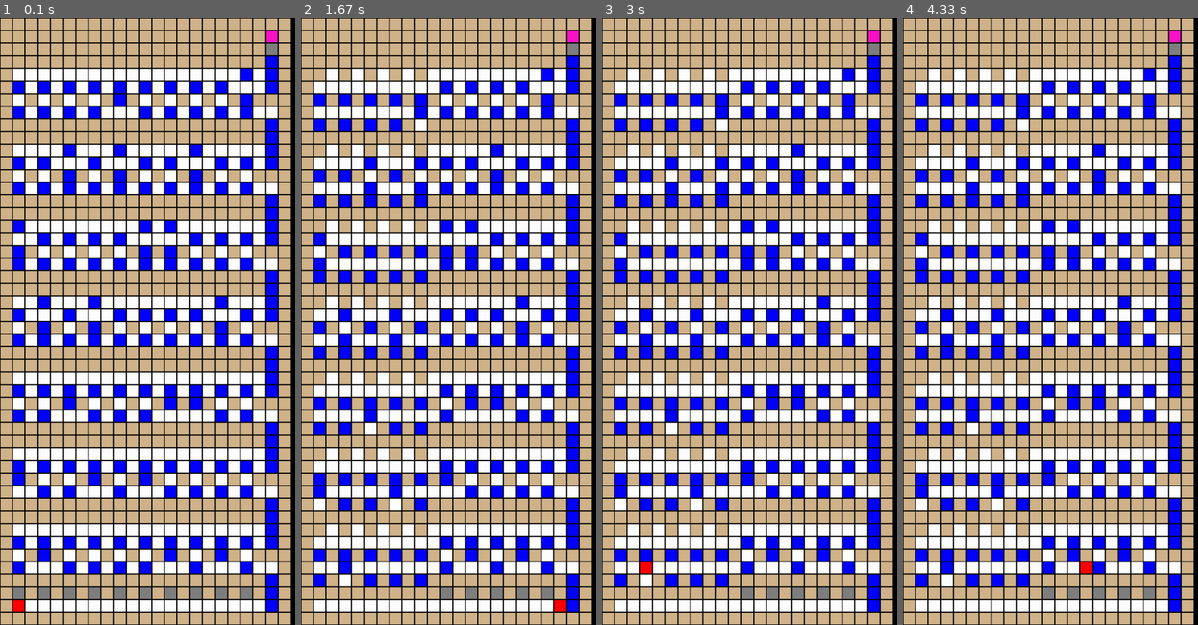
Above: before the commit, frames 1-4 (left to right).
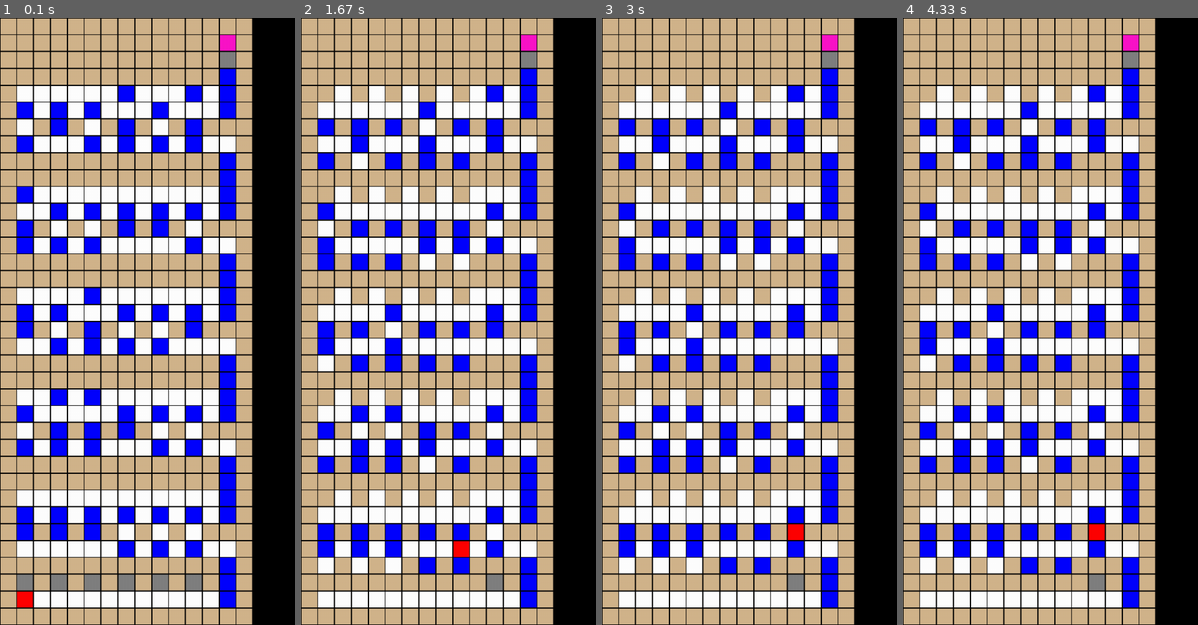
Above: after the commit, the same moments.

Repository: KirbyG/np-gravity-arcade
Game: pygame game, started from popils.py
The game is run twice, just before and just after one commit, with the same random seed, the same clock (stepped at 60 frames per second) and the same inputs.
Inputs:
- Up to frame 1 (0.1 s): no input
- Up to frame 2 (1.67 s): tap A at 0.33 s; hold Right 0.67-1.13 s; hold Up 1.17-1.47 s
- Up to frame 3 (3 s): hold Left 2-2.53 s; hold Down 2.57-2.87 s
- Up to frame 4 (4.33 s): no input

The runs differ from the first frame. In frame 1, 69% of the frame differs, in the area x 0-99%, y 0-100%; in frame 2, 67%; in frame 3, 68%; in frame 4, 68%.

Commit message:
Reorganize functions & fix bugs
These are the results of the partner coding session.

Diff:
--- /dev/null
+++ b/example_inputs/3SAT_default.txt
@@ -0,0 +1 @@
+1 2 3 -2 -3 4 1 -3 6 -1 4 5 2 -4 -6
--- a/popils.py
+++ b/popils.py
@@ -42,9 +42,13 @@
         for j in range(VARS_PER_TUPLE):
             temp = array_form[index + j]
             # Map to -1, 0, or 1 (Negated, Absent, Present)
-            variable_states[abs(temp) - 1] = int(abs(temp) / temp)
+            variable_states[abs(temp) - 1] = sign(temp)
         place_gadget(variable_states, row_pointer)
         row_pointer += GADGET_HEIGHT
+
+
+def sign(num):
+    return int(abs(num) / num)
 
 
 def place_gadget(variable_states, bottom_row):
@@ -73,89 +77,6 @@
         state[bottom_row + i][col] = SUB_GADGETS[code + 1][i]
 
 
-def renderDisplay():
-    screen.fill(BACKGROUND)
-    for row in range(ROWS):
-        # Create a rect for each block according to its saved state/color
-        for col in range(COLS):
-            pygame.draw.rect(screen, state[ROWS - row - 1][col],
-                             [col * BLOCK + 1, row * BLOCK + 1, BLOCK - 1, BLOCK - 1])
-    pygame.display.flip()  # Update visual surface (i.e. the entire display)
-
-
-
-    # ----- Main program begins here -----
-print()  # Give separation from pygame message
-
-# Read in 3SAT problem
-parser = argparse.ArgumentParser()
-input = parser.add_mutually_exclusive_group()
-input.add_argument('-i', '--instance', nargs='+', type=str,
-                   help="3SAT instance: (default = " + DEFAULT_3SAT + ")")
-input.add_argument('-f', '--filename',
-                   help="file containing an instance of 3SAT")
-args = parser.parse_args()
-
-# Currently these all just blindly accept the input they're given
-# TODO Could make input more robust against typos
-# TODO multiple 3sat instances stored in files
-# TODO require all variable values in range to be used (e.g. prohibit only x1, x2, x7)
-if args.instance:
-    three_sat = " ".join(args.instance)
-elif args.filename:
-    with open(args.filename) as file:
-        three_sat = file.readline()
-else:
-    three_sat = DEFAULT_3SAT
-
-array_form = [int(el) for el in str.split(three_sat)]
-truncation_needed = False
-while len(array_form) % 3 != 0:
-    array_form = array_form[:-1]
-    truncation_needed = True
-if truncation_needed:
-    print("WARNING: 3SAT requires tuples of exactly size 3. Input has been truncated appropriately.")
-print("3SAT instance: " + str(array_form))
-# TODO print pretty version of 3SAT in conjunctive normal form
-
-# Initialize all pygame submodules
-pygame.init()
-
-# Set window title
-pygame.display.set_caption('Test')
-
-clock = pygame.time.Clock()
-window_size = [WINDOW_WIDTH, WINDOW_HEIGHT]
-block_size = 50  # in px TODO dynamic block sizing
-
-# Initialize drawing surface
-screen = pygame.display.set_mode(window_size)
-
-# set player position
-hidden = SUPPORT
-
-# TODO multiple 3sat instances stored in files
-array_form = [int(el) for el in str.split(three_sat)]
-
-
-# Set up runtime constants
-NUM_TUPLES = int(len(array_form) / 3)
-NUM_VARS = max([abs(el) for el in array_form])
-ROWS = 6 * (NUM_TUPLES + 1)
-COLS = 3 + 2 * NUM_VARS
-BLOCK = min(WINDOW_HEIGHT / ROWS, WINDOW_WIDTH / COLS)
-
-# Set up variables
-row_pointer = 3
-nested_form = [[array_form[3 * i + j] for j in range(3)] for i in range(NUM_TUPLES)]
-
-# gadgets
-def sign(num):
-    return int(abs(num) / num)
-
-# setup
-screen.fill(BACKGROUND)
-
 def move(vector):
     global state, hidden, redRow, redCol, fresh
 
@@ -170,6 +91,8 @@
         state[redRow][redCol] = PLAYER
         draw(min(redRow, redRow - vector[0]), max(redRow, redRow - vector[0]),
              min(redCol, redCol - vector[1]), max(redCol, redCol - vector[1]))
+
+
 def force(vector):
     global state, hidden, redRow, redCol, fresh
     target = state[redRow + vector[0]][redCol + vector[1]]
@@ -184,23 +107,11 @@
             move(UP)
     elif target != HARD:
         move(vector)
-done = False
-fresh = True
-solution = []
-autosolve = -1
-
-redRow = 1
-redCol = 1
-
-# Create bottom 3 rows & top 2 rows of puzzle
-# Remaining area, including frame, is made of HARD blocks
-state = initSpecialAreas()
-
-# Place gadgets to construct puzzle
-initSatisfiabilityClauses()
+
 
 def passes(var, guess):
     return sign(var) * guess[abs(var) - 1] == 1
+
 
 def draw(min_row, max_row, min_col, max_col):
     global state, screen
@@ -210,17 +121,107 @@
                              [col * BLOCK + 1, (ROWS - row - 1) * BLOCK + 1, BLOCK - 1, BLOCK - 1])
     pygame.display.update()
 
+
+def renderDisplay():
+    screen.fill(BACKGROUND)
+    for row in range(ROWS):
+        # Create a rect for each block according to its saved state/color
+        for col in range(COLS):
+            pygame.draw.rect(screen, state[ROWS - row - 1][col],
+                             [col * BLOCK + 1, row * BLOCK + 1, BLOCK - 1, BLOCK - 1])
+    pygame.display.flip()  # Update visual surface (i.e. the entire display)
+
+
+# ----- Main program begins here -----
+print()  # Give separation from pygame message
+
+# Read in 3SAT problem
+parser = argparse.ArgumentParser()
+input_type = parser.add_mutually_exclusive_group()
+input_type.add_argument('-i', metavar='VAR', dest='instance', nargs='*',
+                        type=str, help="1 2 -3 is equivalent to the clause (x1 || x2 || !x3). Default is " + DEFAULT_3SAT)
+input_type.add_argument('-f', dest='filename',
+                        help="file containing an instance of 3SAT")
+parser.add_argument('-s', dest='--solver', action='store_true',
+                    help='run puzzle auto-solver')
+args = parser.parse_args()
+
+# Currently these all just blindly accept the input they're given
+# TODO Could make input more robust against typos
+# TODO multiple 3sat instances stored in files
+# TODO require all variable values in range to be used (e.g. prohibit only x1, x2, x7)
+if args.instance:
+    three_sat = " ".join(args.instance)
+elif args.filename:
+    with open(args.filename) as file:
+        three_sat = file.readline()
+else:
+    three_sat = DEFAULT_3SAT
+
+array_form = [int(el) for el in str.split(three_sat)]
+truncation_needed = False
+while len(array_form) % 3 != 0:
+    array_form = array_form[:-1]
+    truncation_needed = True
+if truncation_needed:
+    print("WARNING: 3SAT requires tuples of exactly size 3. Input has been truncated appropriately.")
+print("3SAT instance: " + str(array_form))
+# TODO print pretty version of 3SAT in conjunctive normal form
+
+# Initialize all pygame submodules
+pygame.init()
+
+# Set window title
+pygame.display.set_caption('Test')
+
+clock = pygame.time.Clock()
+window_size = [WINDOW_WIDTH, WINDOW_HEIGHT]
+block_size = 50  # in px TODO dynamic block sizing
+
+# Initialize drawing surface
+screen = pygame.display.set_mode(window_size)
+
+# set player position
+hidden = SUPPORT
+
+# Set up runtime constants
+NUM_TUPLES = int(len(array_form) / 3)
+NUM_VARS = max([abs(el) for el in array_form])
+ROWS = 6 * (NUM_TUPLES + 1)
+COLS = 3 + 2 * NUM_VARS
+BLOCK = min(WINDOW_HEIGHT / ROWS, WINDOW_WIDTH / COLS)
+
+# Set up variables
+row_pointer = 3
+nested_form = [[array_form[3 * i + j]
+                for j in range(3)] for i in range(NUM_TUPLES)]
+
+done = False
+fresh = True
+solution = []
+autosolve = -1
+
+redRow = 1
+redCol = 1
+
+# Create bottom 3 rows & top 2 rows of puzzle
+# Remaining area, including frame, is made of HARD blocks
+state = initSpecialAreas()
+
+# Place gadgets to construct puzzle
+initSatisfiabilityClauses()
+
 draw(0, ROWS - 1, 0, COLS - 1)
 
 while done is False:
-    if autosolve > -1: #TODO why is this slow??
+    if autosolve > -1:
         force(solution[autosolve])
         autosolve = autosolve + 1
     for event in pygame.event.get():
         if event.type == pygame.QUIT:
             done = True
         else:
-            if event.type == pygame.KEYUP:  # TODO functions!
+            if event.type == pygame.KEYUP:
                 if event.key == pygame.K_LEFT:
                     force(LEFT)
                 elif event.key == pygame.K_RIGHT:
@@ -232,14 +233,15 @@
         while (state[redRow - 1][redCol] == SUPPORT and hidden == SUPPORT):
             force(DOWN)
     if fresh and redRow == 1 and redCol == 1 and event.type == pygame.KEYUP and event.key == pygame.K_a:
-        #autosolve
+        # autosolve
         autosolve = 0
-        #compute vector sequence
-        #find the solving variable assignment by brute force
+        # compute vector sequence
+        # find the solving variable assignment by brute force
         good_guess = []
         for guess in range(2 ** NUM_VARS):
             form = r'{:0' + str(NUM_VARS) + r'b}'
-            parsed_guess = [int(form.format(guess)[j]) * 2 - 1 for j in range(NUM_VARS)]
+            parsed_guess = [int(form.format(guess)[j]) *
+                            2 - 1 for j in range(NUM_VARS)]
             solve = True
             for clause in range(NUM_TUPLES):
                 satisfied = False
@@ -256,18 +258,19 @@
         if len(good_guess) == 0:
             done = True
         else:
-            #set variables
+            # set variables
             for var in good_guess:
                 if var == 1:
                     solution.append(UP)
                 solution.append(RIGHT)
                 solution.append(RIGHT)
-            #traverse level
+            # traverse level
             for tuple in range(NUM_TUPLES):
                 solution.append(UP)
                 solution.append(UP)
                 solution.append(UP)
-                shuffle = 2 * (11 - max([abs(nested_form[tuple][var]) for var in range(3) if passes(nested_form[tuple][var], good_guess)]))
+                shuffle = 2 * (11 - max([abs(nested_form[tuple][var])
+                               for var in range(3) if passes(nested_form[tuple][var], good_guess)]))
                 for i in range(shuffle):
                     solution.append(LEFT)
                 solution.append(UP)
--- a/popils_constants.py
+++ b/popils_constants.py
@@ -27,13 +27,13 @@
 GADGET_HEIGHT = 6
 
 # default 3SAT instance. Will be ignored if user provides alternative
-DEFAULT_3SAT = '9 7 2 6 4 1 8 7 3 -2 -4 -9 -7 -6 -1 -8 -3 -5 5 10 -10'
+DEFAULT_3SAT = '1 2 3 -2 -3 4 1 -3 6 -1 4 5 2 -4 -6'
 
 UNUSED = 0
 NEGATED = -1
 NONNEGATED = 1
 
-#DIRECTIONS
+# DIRECTIONS
 LEFT = [0, -1]
 RIGHT = [0, 1]
 UP = [1, 0]
